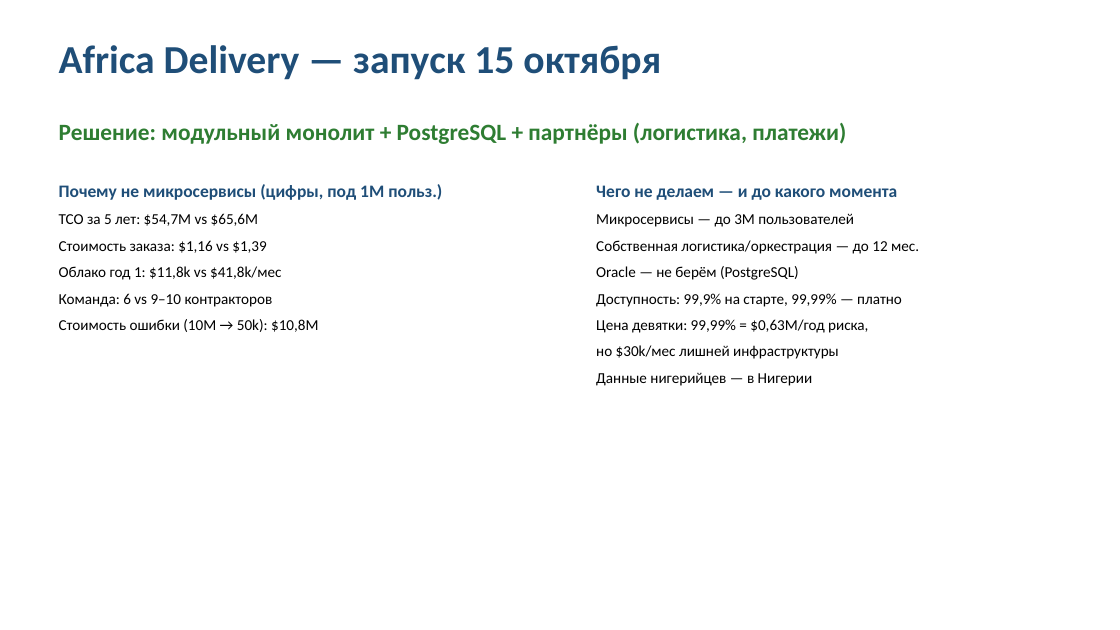
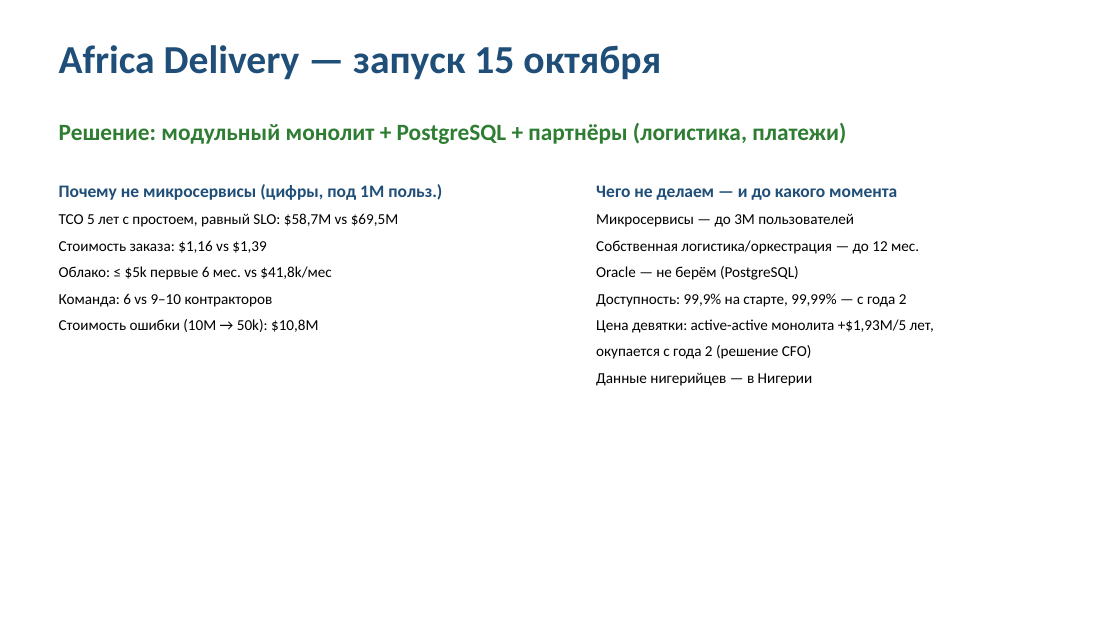
Before and after one commit to Zemond/Africa_Delivery, a slide deck: slide 1 of Task2/nairobi-slide.pptx. Drawn at 1120x630 pixels with LibreOffice and Linux fonts; fonts in the diff are those of the drawing. Boxes give left, top, right and bottom in pixels: in the first picture for what was removed or moved away, otherwise in the second. Text is boxed around its words. In the diff, an @@ line names an element or a change of style, - is before the commit and + after.

```diff
--- a/Task2/nairobi-slide.pptx
+++ b/Task2/nairobi-slide.pptx
@@ text at [59,213,398,227]: text changed @@
-TCO за 5 лет: $54,7M vs $65,6M
+TCO 5 лет с простоем, равный SLO: $58,7M vs $69,5M
@@ text at [59,266,331,280]: text changed @@
-Облако год 1: $11,8k vs $41,8k/мес
+Облако: ≤ $5k первые 6 мес. vs $41,8k/мес
@@ text at [596,293,934,359]: text changed @@
-Доступность: 99,9% на старте, 99,99% — платно
-Цена девятки: 99,99% = $0,63M/год риска,
-но $30k/мес лишней инфраструктуры
+Доступность: 99,9% на старте, 99,99% — с года 2
+Цена девятки: active-active монолита +$1,93M/5 лет,
+окупается с года 2 (решение CFO)
```
Also in this commit, not shown: 23 other files.
